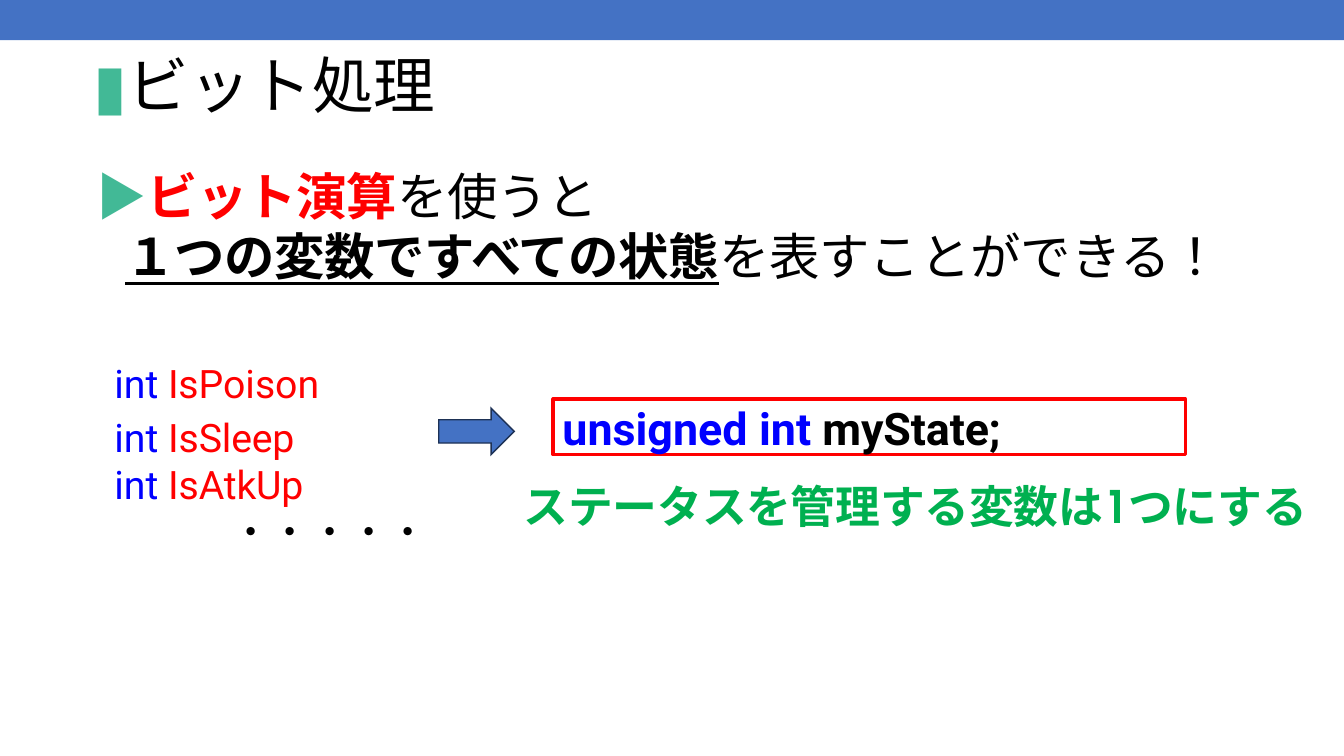
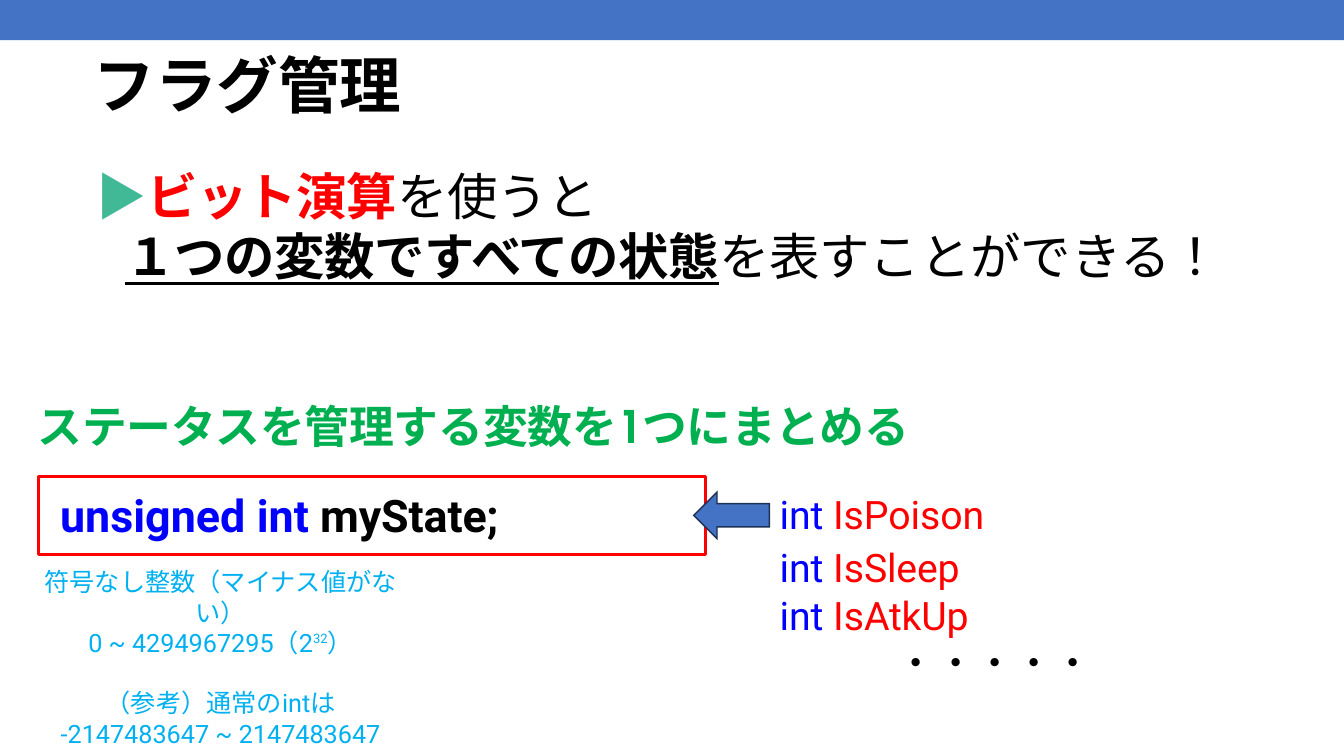
Before and after one commit to kic-murata/cpp2025, a slide deck: slide 5 of 授業資料/授業資料：ビット処理.pptx. Drawn at 1344x756 pixels with LibreOffice and Linux fonts; fonts in the diff are those of the drawing. Boxes give left, top, right and bottom in pixels: in the first picture for what was removed or moved away, otherwise in the second. Text is boxed around its words. In the diff, an @@ line names an element or a change of style, - is before the commit and + after.

```diff
--- a/授業資料/授業資料：ビット処理.pptx
+++ b/授業資料/授業資料：ビット処理.pptx
@@ title at bbox=[94, 55, 402, 114]: text changed; font Roboto to Noto Sans CJK JP; bold on @@
-▮ビット処理
+フラグ管理
@@ text at bbox=[38, 404, 909, 447]: text changed @@
-ステータスを管理する変数は1つにする
+ステータスを管理する変数を1つにまとめる
@@ rectangle "unsigned int myState;": place and size @@
-rectangle "unsigned int myState;" at bbox=[554, 399, 1186, 455]
+rectangle "unsigned int myState;" at bbox=[39, 476, 706, 555]
@@ right arrow at bbox=[694, 492, 769, 538]: rotation 180 to 0 degrees @@
@@ text "int IsPoison": place and size @@
-text "int IsPoison" at bbox=[114, 369, 428, 536]
+text "int IsPoison" at bbox=[780, 500, 1093, 667]
@@ text added at bbox=[44, 569, 396, 744], 18 pt, text #00B0F0 @@
+符号なし整数（マイナス値がない）
+0 ~ 4294967295（232）
+（参考）通常のintは
+-2147483647 ~ 2147483647
```
Also in this commit, not shown: 12 other slides changed, 12 slides added, 4 other files.
